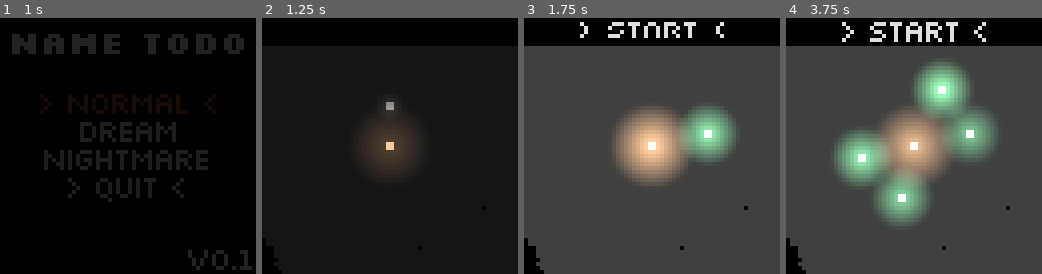
Above: before the commit, frames 1-4 (left to right).
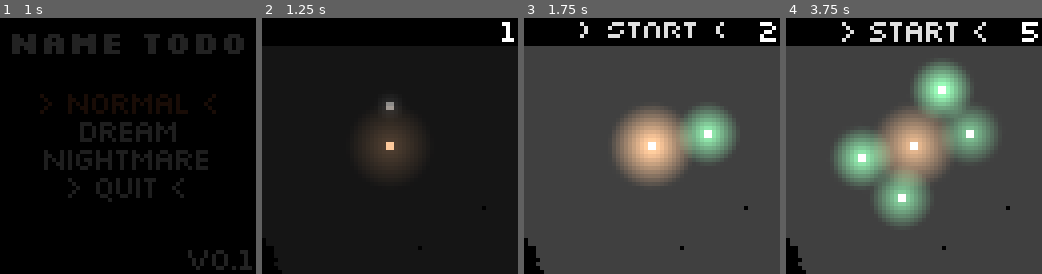
Above: after the commit, the same moments.

Repository: IceTyp/Voidvasion
Game: Godot game, scene res://src/user_interface/main_menu.tscn
The game is run twice, just before and just after one commit, with the same random seed, the same clock (stepped at 60 frames per second) and the same inputs.
Inputs (mouse positions are in pixels of both pictures, inside the frame that each line leads up to):
- Up to frame 1 (1 s): click "> Normal <" at 0.5 s
- Up to frame 2 (1.25 s): no input
- Up to frame 3 (1.75 s): move the mouse to (708, 133) at 1.27 s; click (708, 133) at 1.42 s
- Up to frame 4 (3.75 s): move the mouse to (862, 158) at 2.02 s; click (862, 158) at 2.17 s; move the mouse to (939, 89) at 2.77 s; click (939, 89) at 2.92 s; tap Enter at 3.5 s; move the mouse to (901, 197) at 3.52 s; click (901, 197) at 3.67 s

Frame 1 is identical in both runs. In frame 2, 0.2% of the frame differs, in the area x 93-99%, y 1-10%; in frame 3, 0.3%; in frame 4, 0.3%, in the area x 92-99%, y 1-10%.

Commit message:
add orb counter to game menu

Diff:
--- a/godot/src/autoload/global.gd
+++ b/godot/src/autoload/global.gd
@@ -2,6 +2,7 @@
 
 signal game_started
 signal game_ended
+signal orb_count_changed
 
 const max_orb_number := 15
 
@@ -34,10 +35,12 @@
 
 func _on_orb_placed() -> void:
 	orb_counter += 1
+	orb_count_changed.emit()
 
 
 func _on_orb_broken() -> void:
 	orb_counter -= 1
+	orb_count_changed.emit()
 
 
 func _on_core_broken() -> void:
--- /dev/null
+++ b/godot/src/user_interface/OrbCounter.gd
@@ -0,0 +1,14 @@
+extends Label
+
+
+func _ready() -> void:
+	Global.orb_count_changed.connect(update)
+	update()
+
+
+func update() -> void:
+	text = str(Global.orb_counter)
+	if Global.orb_counter >= Global.max_orb_number:
+		modulate = Color(0.3, 0.3, 0.3, 1)
+	else:
+		modulate = Color(1, 1, 1, 1)
--- a/godot/src/user_interface/game_menu.tscn
+++ b/godot/src/user_interface/game_menu.tscn
@@ -1,8 +1,9 @@
-[gd_scene load_steps=7 format=3 uid="uid://gu2328w2x2tp"]
+[gd_scene load_steps=8 format=3 uid="uid://gu2328w2x2tp"]
 
 [ext_resource type="Theme" uid="uid://b80yagb12wjpq" path="res://assets/theme/ui_theme.tres" id="1_uuba0"]
 [ext_resource type="PackedScene" uid="uid://eqkgew17fiwo" path="res://src/user_interface/time.tscn" id="1_x67jg"]
 [ext_resource type="Script" path="res://src/user_interface/button_start.gd" id="3_wd2ni"]
+[ext_resource type="Script" path="res://src/user_interface/OrbCounter.gd" id="4_06lo5"]
 [ext_resource type="PackedScene" uid="uid://yjaa4snhm8sg" path="res://src/user_interface/game_end_screen.tscn" id="4_c6wfr"]
 
 [sub_resource type="Gradient" id="Gradient_clksn"]
@@ -60,6 +61,19 @@
 text = "> Start <"
 script = ExtResource("3_wd2ni")
 
+[node name="OrbCounter" type="Label" parent="VBoxContainer/TextureRect"]
+modulate = Color(0.592157, 0, 0, 1)
+layout_mode = 1
+anchors_preset = 1
+anchor_left = 1.0
+anchor_right = 1.0
+offset_left = -64.0
+offset_bottom = 10.0
+grow_horizontal = 0
+text = "0"
+horizontal_alignment = 2
+script = ExtResource("4_06lo5")
+
 [node name="GameEndScreen" parent="VBoxContainer" instance=ExtResource("4_c6wfr")]
 visible = false
 layout_mode = 2
